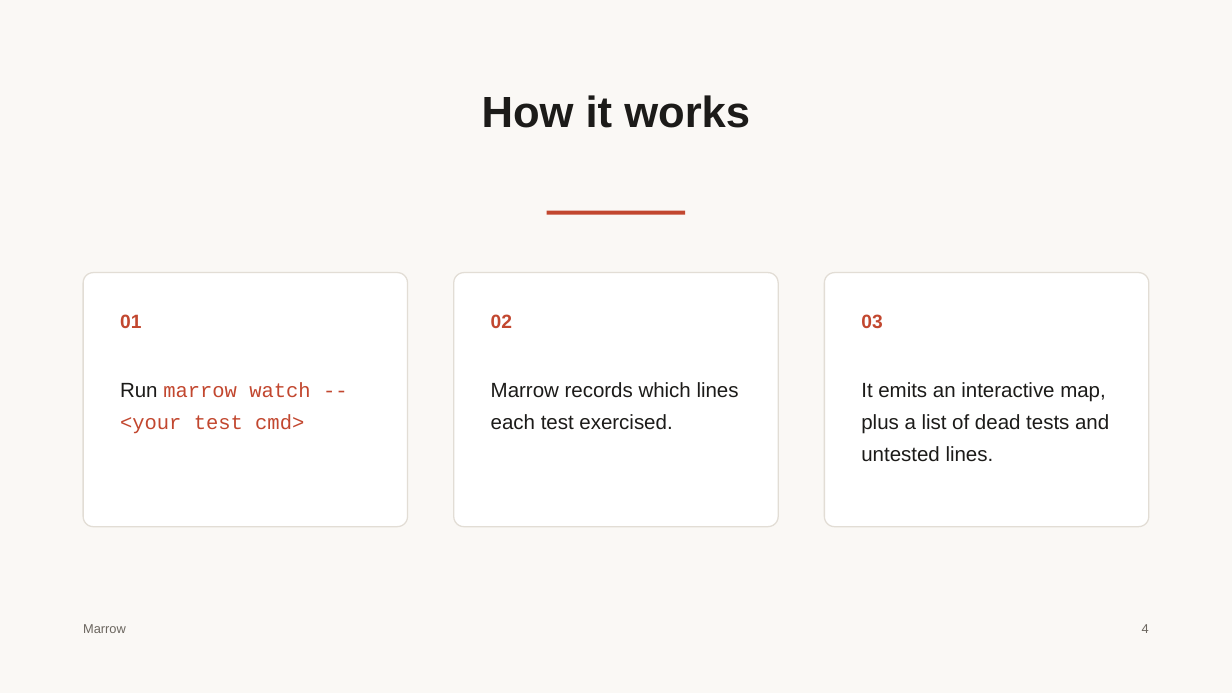
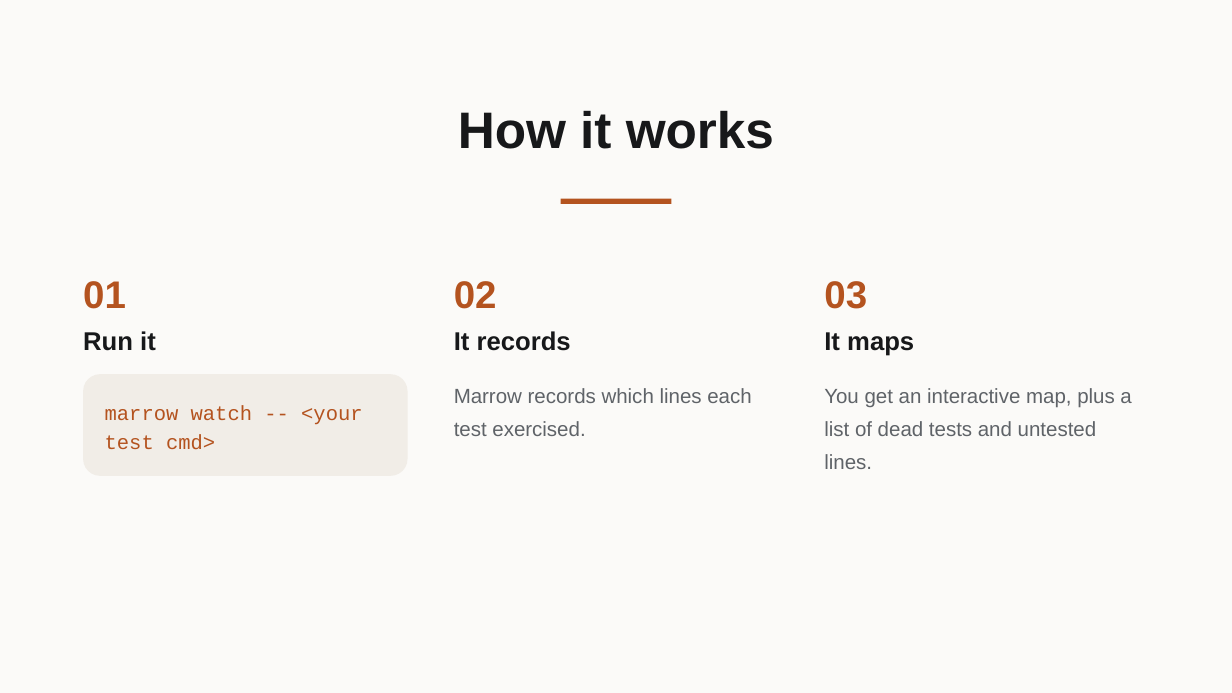
Before and after one commit to HrudithL/whetstone, a slide deck: slide 4 of harness/out/pptx/pitch_deck_reorder/cold/deck.pptx. Drawn at 1232x693 pixels with LibreOffice and Linux fonts; fonts in the diff are those of the drawing. Boxes give left, top, right and bottom in pixels: in the first picture for what was removed or moved away, otherwise in the second. Text is boxed around its words. In the diff, an @@ line names an element or a change of style, - is before the commit and + after.

```diff
--- a/harness/out/pptx/pitch_deck_reorder/cold/deck.pptx
+++ b/harness/out/pptx/pitch_deck_reorder/cold/deck.pptx
@@ rectangle at <box>0,0,1232,693</box>: fill #FAF8F5 to #FBFAF8 @@
@@ text "How it works": place and size @@
-text "How it works" at <box>482,95,750,128</box>
+text "How it works" at <box>458,110,774,149</box>
@@ text "How it works" at <box>458,110,774,149</box>: size 34 to 40 pt, text colour #1C1B19 to #17181A; line spacing 1.1 to 1.15 @@
@@ rectangle: place and size @@
-rectangle at <box>547,211,686,214</box>
+rectangle at <box>561,199,672,204</box>
@@ rectangle at <box>561,199,672,204</box>: fill #C2472F to #B4531F @@
@@ text "01": place and size @@
-text "01" at <box>120,314,141,328</box>
+text "01" at <box>83,281,126,309</box>
@@ text "02": place and size @@
-text "02" at <box>491,314,512,328</box>
+text "02" at <box>454,281,497,309</box>
@@ size 15 to 30 pt, text colour #C2472F to #B4531F; line spacing 1 to 1.15 in 3 elements at <box>83,281,126,309</box>, <box>454,281,497,309</box>, <box>824,281,867,309</box> @@
@@ text "03": place and size @@
-text "03" at <box>861,314,882,328</box>
+text "03" at <box>824,281,867,309</box>
@@ rounded rectangle removed at <box>83,273,408,527</box> @@
@@ rounded rectangle removed at <box>454,273,778,527</box> @@
@@ rounded rectangle removed at <box>824,273,1149,527</box> @@
@@ text added at <box>83,331,156,351</box>, 20 pt, text #17181A, bold @@
+Run it
@@ text added at <box>454,331,571,351</box>, 20 pt, text #17181A, bold @@
+It records
@@ text added at <box>824,332,914,356</box>, 20 pt, text #17181A, bold @@
+It maps
@@ rounded rectangle "marrow watch -- <your test ...": place and size @@
-rounded rectangle "marrow watch -- <your test ..." at <box>120,382,310,434</box>
+rounded rectangle "marrow watch -- <your test ..." at <box>83,374,408,476</box>
@@ rounded rectangle "marrow watch -- <your test ..." at <box>83,374,408,476</box>: vertical alignment top to middle; fill none to #F1EDE7 @@
@@ text "Marrow records which lines each ...": place and size @@
-text "Marrow records which lines each ..." at <box>491,382,739,430</box>
+text "Marrow records which lines each ..." at <box>454,388,751,436</box>
@@ text "Marrow records which lines each ..." at <box>454,388,751,436</box>: text colour #1C1B19 to #5F6368; line spacing 1.3 to 1.35 @@
@@ text at <box>824,388,1131,469</box>: text changed; text colour #1C1B19 to #5F6368 @@
-It emits an interactive map, plus a list of dead tests and untested lines.
+You get an interactive map, plus a list of dead tests and untested lines.
@@ text in rounded rectangle at <box>105,406,362,450</box>: text changed; text colour #C2472F to #B4531F @@
-Run marrow watch -- <your test cmd>
+marrow watch -- <your test cmd>
@@ text removed at <box>83,624,126,633</box> @@
-Marrow
@@ text removed at <box>1142,624,1149,633</box> @@
-4
```
Also in this commit, not shown: 4 other slides changed, 33 other files.
